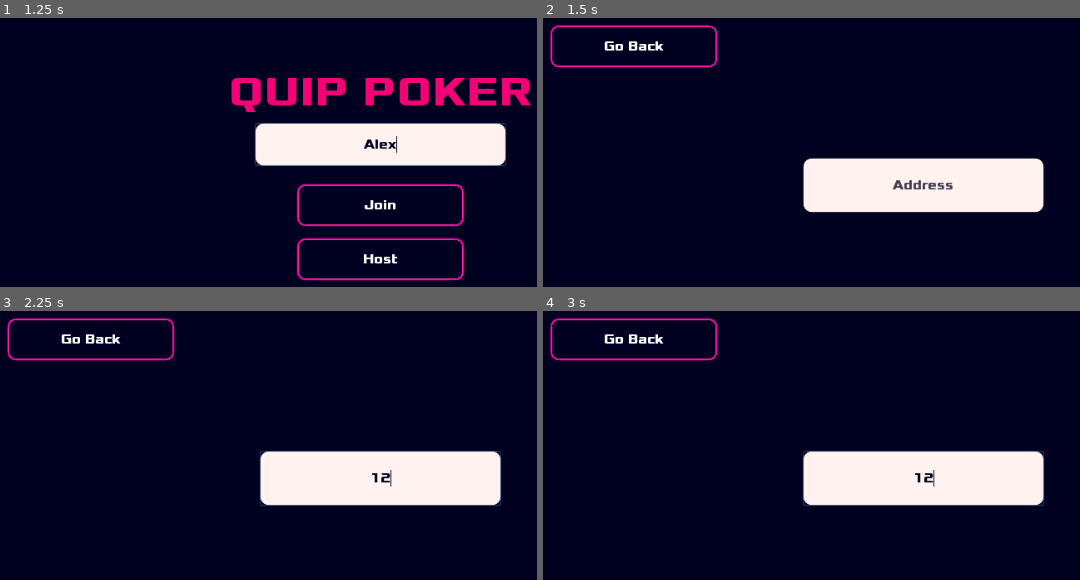
Above: before the commit, frames 1-4 (two rows, left to right).
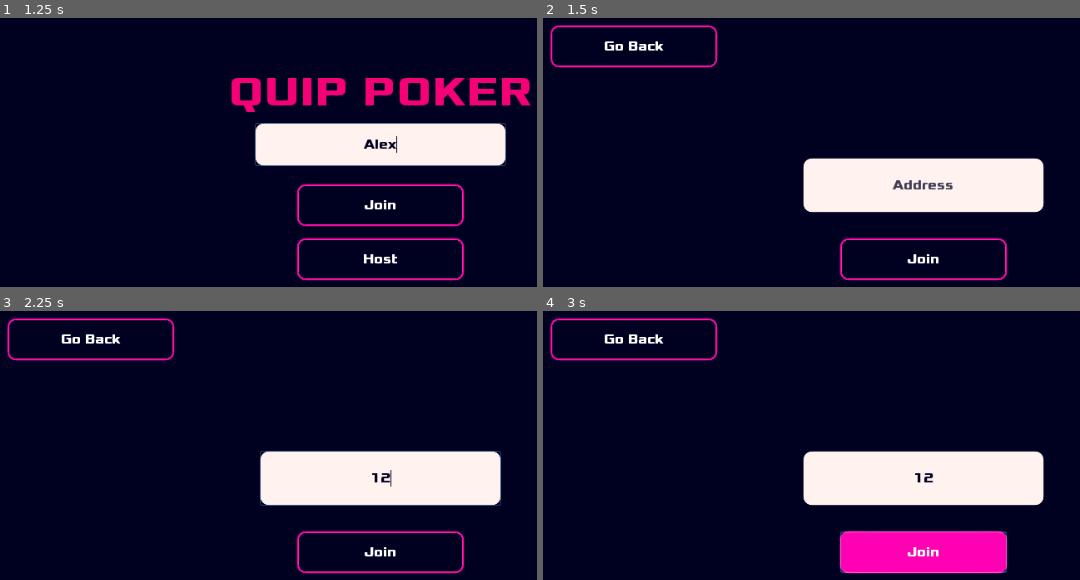
Above: after the commit, the same moments.

Repository: McLovin3/QuipPoker
Game: Godot game, scene res://Scenes/MainMenu.tscn
The game is run twice, just before and just after one commit, with the same random seed, the same clock (stepped at 60 frames per second) and the same inputs.
Inputs (mouse positions are in pixels of both pictures, inside the frame that each line leads up to):
- Up to frame 1 (1.25 s): click (381, 144) at 0.52 s; type "Alex" at 0.6 s
- Up to frame 2 (1.5 s): click "Join" at 1.25 s
- Up to frame 3 (2.25 s): click (381, 477) at 2.02 s; type "12" at 2.1 s
- Up to frame 4 (3 s): click (924, 553) at 2.75 s, where only the run after the commit has a clickable "Join"

Frame 1 is identical in both runs. In frame 2, 0.9% of the frame differs, in the area x 55-87%, y 81-98%; in frame 3, 0.9%; in frame 4, 5.4%, in the area x 48-94%, y 52-98%.

Commit message:
Added JoinMenu

Diff:
--- a/Scenes/JoinMenu.tscn
+++ b/Scenes/JoinMenu.tscn
@@ -27,4 +27,16 @@
 margin_bottom = -14.0
 placeholder_text = "Address"
 
+[node name="JoinButton" parent="CanvasLayer" instance=ExtResource( 2 )]
+anchor_left = 0.5
+anchor_top = 0.5
+anchor_right = 0.5
+anchor_bottom = 0.5
+margin_left = -100.0
+margin_top = 18.0
+margin_right = 100.0
+margin_bottom = 68.0
+text = "Join"
+
 [connection signal="pressed" from="CanvasLayer/GoBackButton" to="." method="_on_GoBackButton_pressed"]
+[connection signal="pressed" from="CanvasLayer/JoinButton" to="." method="_on_JoinButton_pressed"]
--- a/Scenes/Scripts/JoinMenu.gd
+++ b/Scenes/Scripts/JoinMenu.gd
@@ -1,5 +1,14 @@
 extends Node2D
+
+onready var _ip_input: ShakingInput = $CanvasLayer/IpInput
 
 
 func _on_GoBackButton_pressed():
 	get_tree().change_scene("res://Scenes/MainMenu.tscn")
+
+
+func _on_JoinButton_pressed():
+	if _ip_input.text == "":
+		_ip_input.shake()
+	else:
+		pass
